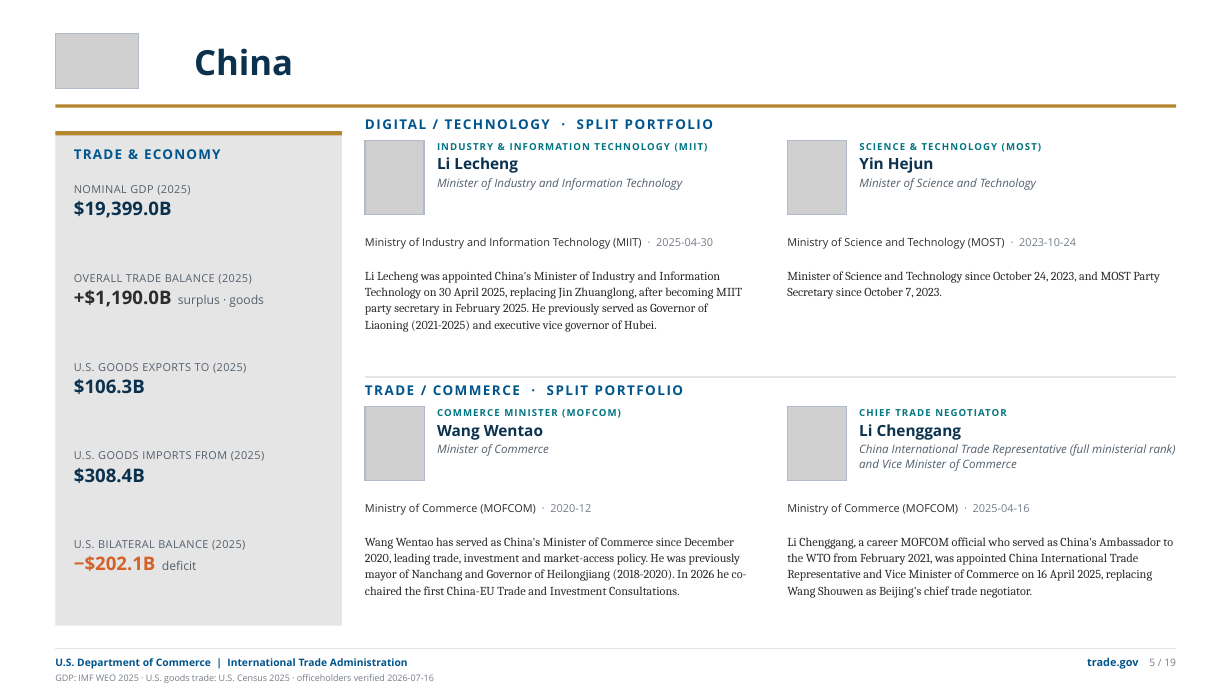
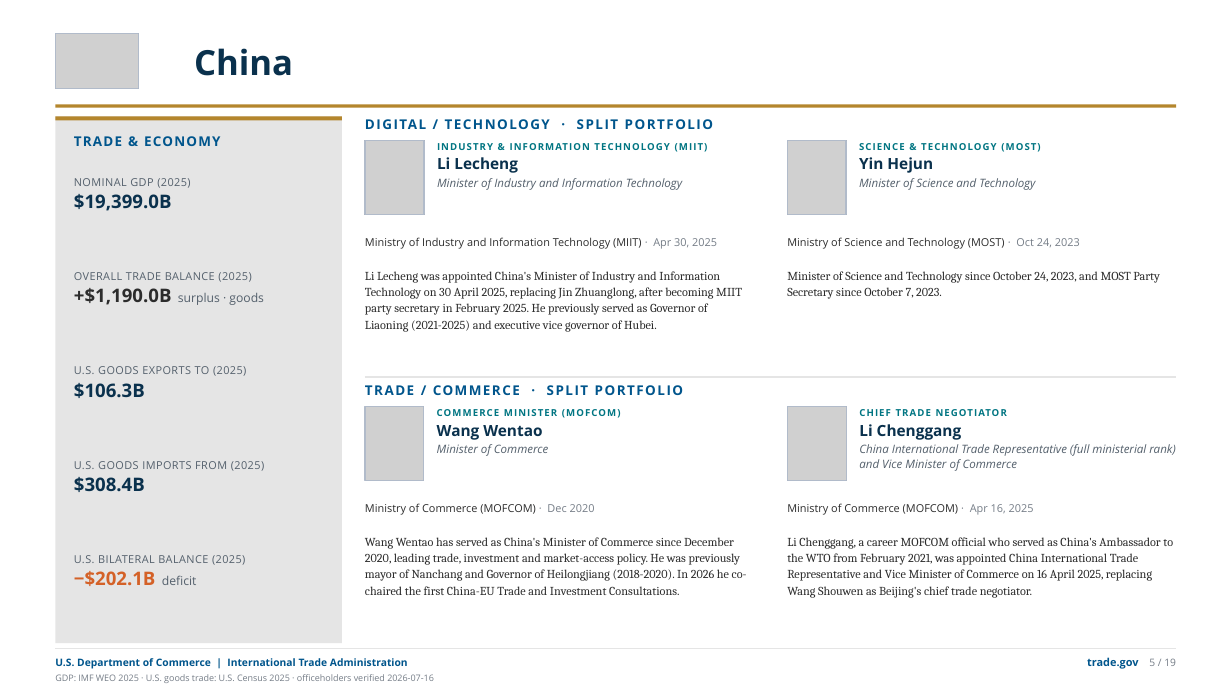
Before and after one commit to jsilbs18-cloud/Photo, a slide deck: slide 8 of output/g20-ministers-trade-deck.pptx (slide 9 before the commit). Drawn at 1232x693 pixels with LibreOffice and Linux fonts; fonts in the diff are those of the drawing; grey boxes stand for pictures. Boxes give left, top, right and bottom in pixels: in the first picture for what was removed or moved away, otherwise in the second. Text is boxed around its words. In the diff, an @@ line names an element or a change of style, - is before the commit and + after.

```diff
--- a/output/g20-ministers-trade-deck.pptx
+++ b/output/g20-ministers-trade-deck.pptx
@@ rectangle: place and size @@
-rectangle at [55,131,342,135]
+rectangle at [55,116,342,120]
@@ rectangle: place and size @@
-rectangle at [55,131,342,626]
+rectangle at [55,116,342,643]
@@ text "TRADE & ECONOMY": place and size @@
-text "TRADE & ECONOMY" at [74,149,220,159]
+text "TRADE & ECONOMY" at [74,136,220,146]
@@ text "NOMINAL GDP (2025)": place and size @@
-text "NOMINAL GDP (2025)" at [74,185,190,218]
+text "NOMINAL GDP (2025)" at [74,178,190,211]
@@ text at [365,237,717,249]: text changed @@
-Ministry of Industry and Information Technology (MIIT) · 2025-04-30
+Ministry of Industry and Information Technology (MIIT) · Apr 30, 2025
@@ text at [787,237,1080,249]: text changed @@
-Ministry of Science and Technology (MOST) · 2023-10-24
+Ministry of Science and Technology (MOST) · Oct 24, 2023
@@ text "U.S. GOODS EXPORTS TO (2025)": place and size @@
-text "U.S. GOODS EXPORTS TO (2025)" at [74,363,246,394]
+text "U.S. GOODS EXPORTS TO (2025)" at [74,366,246,398]
@@ text "U.S. GOODS IMPORTS FROM (2025)": place and size @@
-text "U.S. GOODS IMPORTS FROM (2025)" at [74,451,264,483]
+text "U.S. GOODS IMPORTS FROM (2025)" at [74,461,264,492]
@@ text at [365,503,595,515]: text changed @@
-Ministry of Commerce (MOFCOM) · 2020-12
+Ministry of Commerce (MOFCOM) · Dec 2020
@@ text at [787,503,1034,515]: text changed @@
-Ministry of Commerce (MOFCOM) · 2025-04-16
+Ministry of Commerce (MOFCOM) · Apr 16, 2025
@@ text "U.S. BILATERAL BALANCE (2025)": place and size @@
-text "U.S. BILATERAL BALANCE (2025)" at [74,540,245,571]
+text "U.S. BILATERAL BALANCE (2025)" at [74,555,245,586]
```
Also in this commit, not shown: 22 other slides changed, 1 slide removed, 39 other files.
